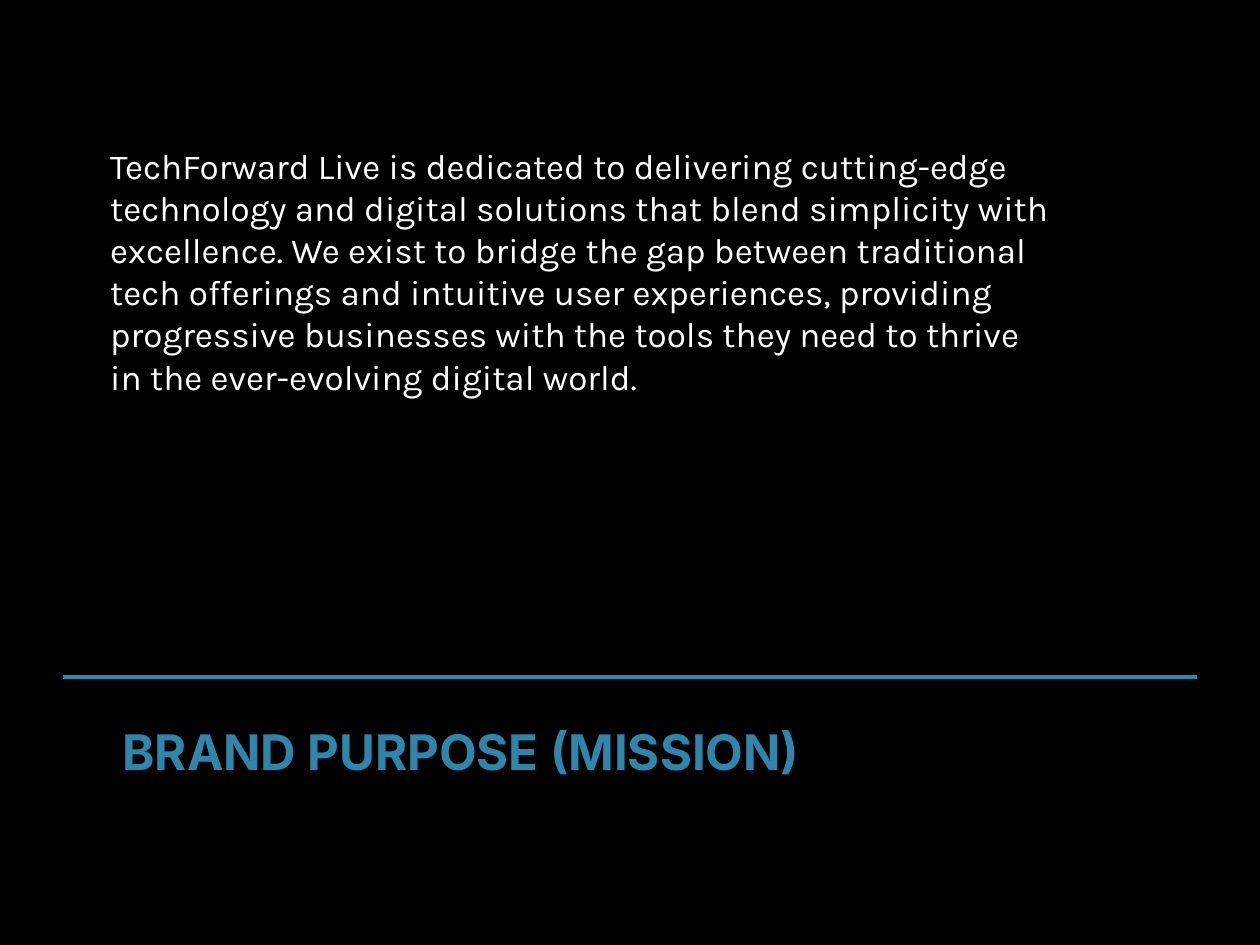
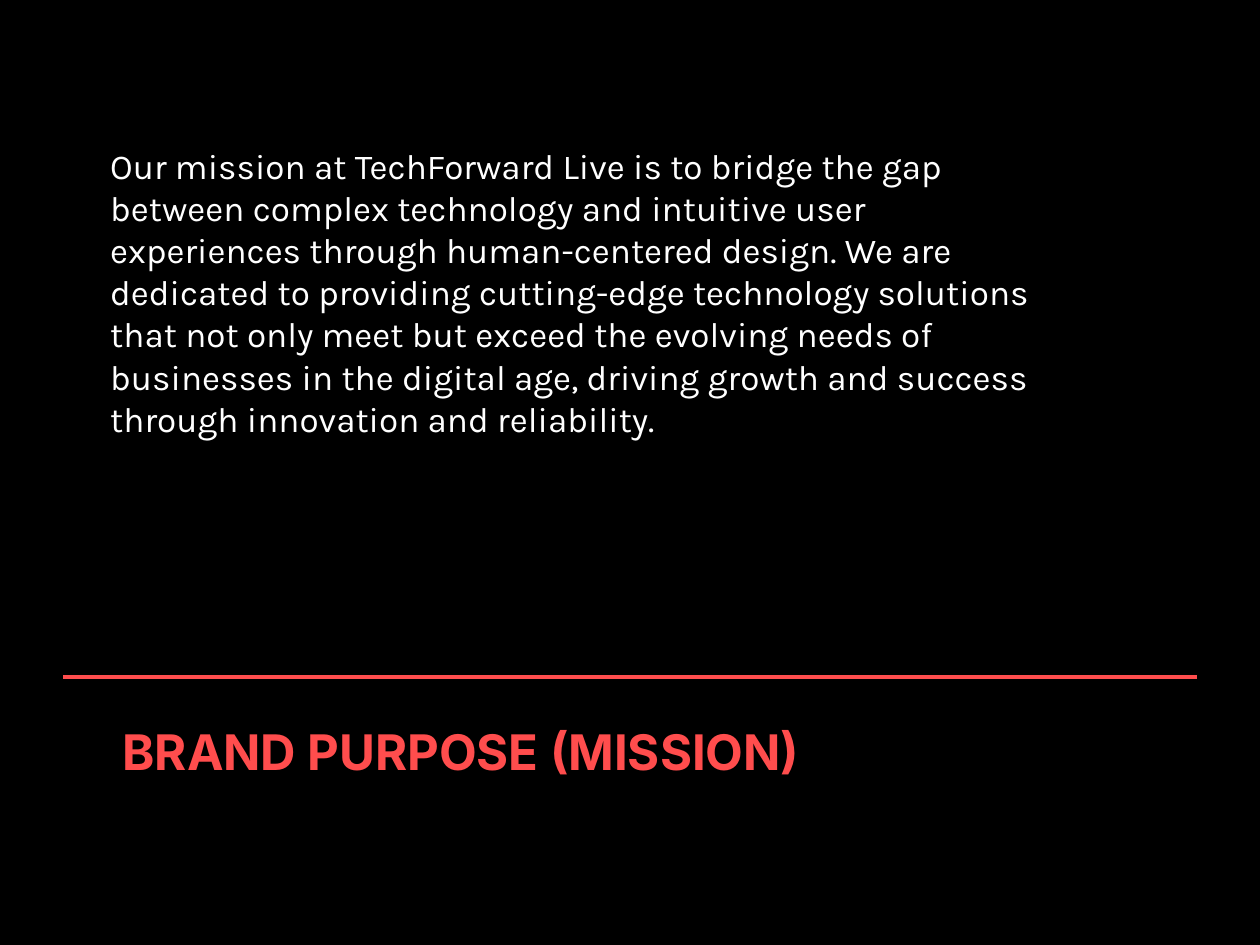
Before and after one commit to md-anas-sabah/brand_book_generator_crewai, a slide deck: slide 5 of output/techforward_live/techforward_live_enhanced_brand_book.pptx. Drawn at 1260x945 pixels with LibreOffice and Linux fonts; fonts in the diff are those of the drawing. Boxes give left, top, right and bottom in pixels: in the first picture for what was removed or moved away, otherwise in the second. Text is boxed around its words. In the diff, an @@ line names an element or a change of style, - is before the commit and + after.

```diff
--- a/output/techforward_live/techforward_live_enhanced_brand_book.pptx
+++ b/output/techforward_live/techforward_live_enhanced_brand_book.pptx
@@ text at <box>110,155,1029,441</box>: text changed @@
-TechForward Live is dedicated to delivering cutting-edge technology and digital solutions that blend simplicity with excellence. We exist to bridge the gap between traditional tech offerings and intuitive user experiences, providing progressive businesses with the tools they need to thrive in the ever-evolving digital world.
+Our mission at TechForward Live is to bridge the gap between complex technology and intuitive user experiences through human-centered design. We are dedicated to providing cutting-edge technology solutions that not only meet but exceed the evolving needs of businesses in the digital age, driving growth and success through innovation and reliability.
@@ line (63, 678) - (1197, 678): stroke #2E86AB 2 pt to #FF4D4D 2 pt @@
@@ text "BRAND PURPOSE (MISSION)" at <box>123,730,799,775</box>: text colour #2E86AB to #FF4D4D @@
```
Also in this commit, not shown: 13 other slides changed, 1 slide removed, 1 other file.
